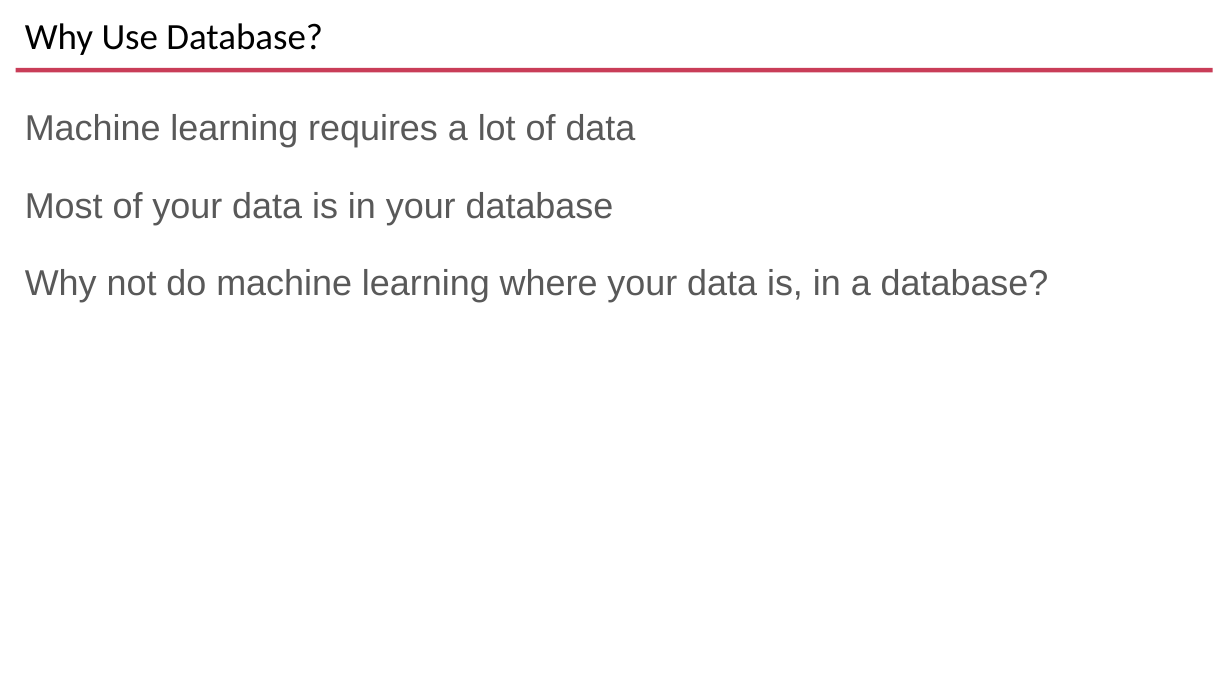
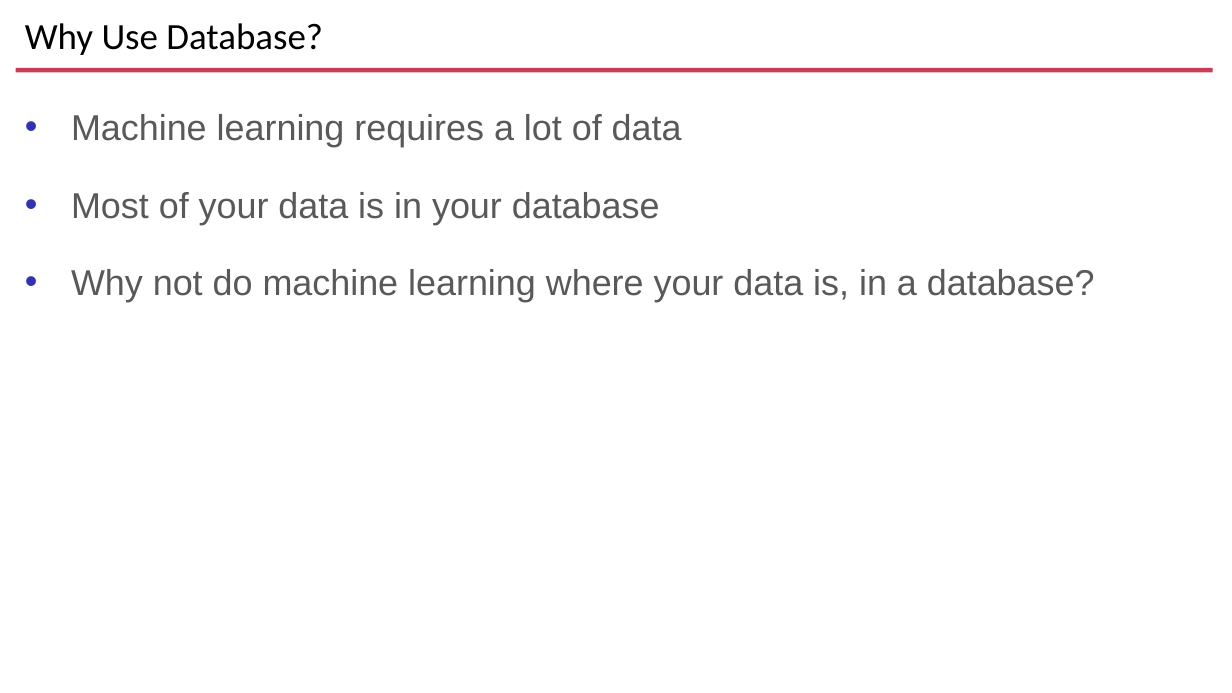
Before and after one commit to ibrarahmad/PostgreSQLTalks, a slide deck: slide 38 of Conferences/2022-Austin-Percona-Live/PL22-PostgreSQL-And-Artifical-Intelegence.pptx. Drawn at 1232x693 pixels with LibreOffice and Linux fonts; fonts in the diff are those of the drawing; background and template pictures are left out. Boxes give left, top, right and bottom in pixels: in the first picture for what was removed or moved away, otherwise in the second. Text is boxed around its words. In the diff, an @@ line names an element or a change of style, - is before the commit and + after.

```diff
--- a/Conferences/2022-Austin-Percona-Live/PL22-PostgreSQL-And-Artifical-Intelegence.pptx
+++ b/Conferences/2022-Austin-Percona-Live/PL22-PostgreSQL-And-Artifical-Intelegence.pptx
@@ text "Machine learning requires a lot ..." at (71,114,1095,302): bullet none to • @@
```
Also in this commit, not shown: 7 other slides changed.
